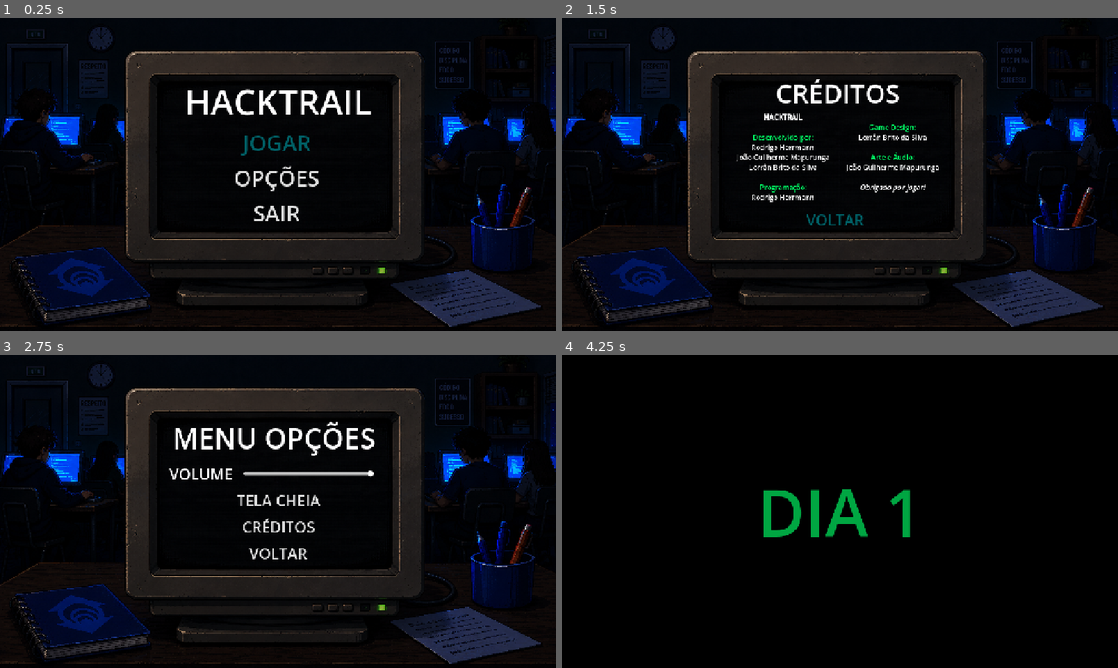
Above: before the commit, frames 1-4 (two rows, left to right).
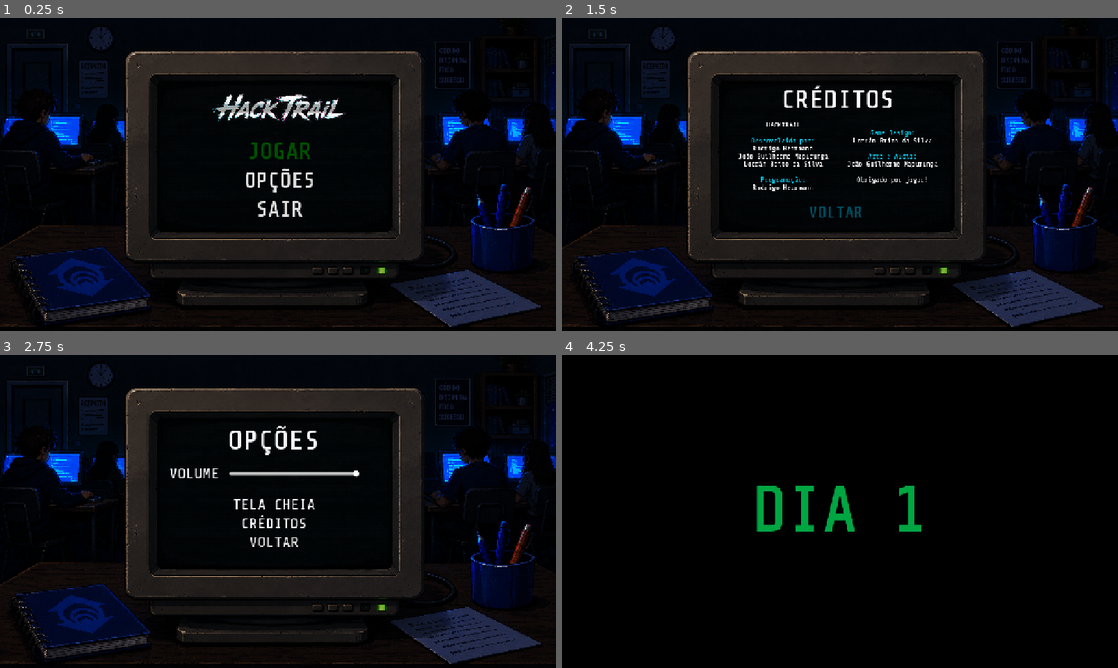
Above: after the commit, the same moments.

Repository: devrodofc/HackTrail2
Game: Godot game, scene res://ui/menus/main/main.tscn
The game is run twice, just before and just after one commit, with the same random seed, the same clock (stepped at 60 frames per second) and the same inputs.
Inputs:
- Up to frame 1 (0.25 s): no input
- Up to frame 2 (1.5 s): click "OPÇÕES" at 0.5 s; click "CRÉDITOS" at 1.25 s
- Up to frame 3 (2.75 s): click "VOLTAR" at 2 s
- Up to frame 4 (4.25 s): click "VOLTAR" at 2.75 s; click "JOGAR" at 3.5 s

The runs differ from the first frame. In frame 1, 2.9% of the frame differs, in the area x 33-67%, y 22-65%; in frame 2, 3.2%, in the area x 31-68%, y 19-67%; in frame 3, 2.7%; in frame 4, 2.3%.

Commit message:
adicionado implementações do lorran - shaders, fonte, logo - precisa de ajustes ainda nos shaders

Diff:
--- /dev/null
+++ b/assets/shaders/crt_overlay.gdshader
@@ -0,0 +1,22 @@
+shader_type canvas_item;
+
+uniform float scanline_strength : hint_range(0.0, 1.0) = 0.16;
+uniform float flicker_strength : hint_range(0.0, 1.0) = 0.03;
+uniform float vignette_strength : hint_range(0.0, 1.0) = 0.28;
+
+void fragment() {
+	vec2 uv = UV;
+
+	float scan = sin(uv.y * 900.0) * 0.5 + 0.5;
+	scan = 1.0 - scan * scanline_strength;
+
+	float dist = distance(uv, vec2(0.5, 0.5));
+	float vignette = smoothstep(0.85, 0.25, dist);
+	vignette = mix(1.0 - vignette_strength, 1.0, vignette);
+
+	float flicker = 1.0 + sin(TIME * 40.0) * flicker_strength;
+
+	vec3 tint = vec3(0.0, 0.85, 1.0) * 0.06;
+
+	COLOR = vec4(tint * scan * vignette * flicker, 0.18);
+}
--- a/ui/menus/credits/credits.gd
+++ b/ui/menus/credits/credits.gd
@@ -2,11 +2,50 @@
 
 @onready var back_button: Button = $MarginContainer/VBoxContainer/FreeMove/BackButton
 
+var pulse_time := 0.0
+var button_selected := false
+
 func _ready() -> void:
+	await get_tree().process_frame
+
+	_setup_back_button()
+
 	# Foca no botão para navegação por teclado/controle
 	back_button.grab_focus()
+	_select_back_button()
 
 	back_button.pressed.connect(_on_back_pressed)
+
+func _process(delta: float) -> void:
+	if not button_selected:
+		return
+
+	pulse_time += delta
+
+	var pulse = 1.08 + sin(pulse_time * 4.0) * 0.025
+	back_button.scale = Vector2(pulse, pulse)
+
+	if sin(pulse_time * 18.0) > 0.96:
+		back_button.modulate = Color("#FF2BD6")
+	else:
+		back_button.modulate = Color("#00C8E8")
+
+func _setup_back_button() -> void:
+	back_button.pivot_offset = back_button.size / 2
+
+	back_button.mouse_entered.connect(func():
+		_select_back_button()
+	)
+
+	back_button.focus_entered.connect(func():
+		_select_back_button()
+	)
+
+func _select_back_button() -> void:
+	button_selected = true
+	pulse_time = 0.0
+	back_button.scale = Vector2(1.08, 1.08)
+	back_button.modulate = Color("#00C8E8")
 
 func _on_back_pressed() -> void:
 	# Retorna para o Menu de Opções
--- a/ui/menus/credits/credits.tscn
+++ b/ui/menus/credits/credits.tscn
@@ -2,6 +2,14 @@
 
 [ext_resource type="Script" uid="uid://bjvvcssdmppal" path="res://ui/menus/credits/credits.gd" id="1_h1tht"]
 [ext_resource type="Texture2D" uid="uid://dg2o8kdxb4mqh" path="res://assets/sprites/props/computador4.png" id="2_xxakf"]
+[ext_resource type="Shader" uid="uid://c04m35to2tfu0" path="res://assets/shaders/crt_overlay.gdshader" id="3_4dwoy"]
+[ext_resource type="FontFile" uid="uid://labbllem6v7s" path="res://assets/fonts/Terminal F4.ttf" id="4_r16d8"]
+
+[sub_resource type="ShaderMaterial" id="ShaderMaterial_r16d8"]
+shader = ExtResource("3_4dwoy")
+shader_parameter/scanline_strength = 0.16
+shader_parameter/flicker_strength = 0.03
+shader_parameter/vignette_strength = 0.28
 
 [sub_resource type="StyleBoxEmpty" id="StyleBoxEmpty_h1tht"]
 
@@ -24,11 +32,24 @@
 texture = ExtResource("2_xxakf")
 expand_mode = 1
 
+[node name="CRTOverlay" type="ColorRect" parent="." unique_id=501263437]
+material = SubResource("ShaderMaterial_r16d8")
+layout_mode = 0
+offset_left = 362.0
+offset_top = 150.0
+offset_right = 915.0
+offset_bottom = 498.0
+mouse_filter = 2
+
 [node name="MarginContainer" type="MarginContainer" parent="." unique_id=1218600158]
 layout_mode = 1
-anchors_preset = 15
+anchors_preset = -1
+anchor_left = -0.089
+anchor_top = 0.075
 anchor_right = 1.0
 anchor_bottom = 1.0
+offset_left = 113.92
+offset_top = -54.000004
 grow_horizontal = 2
 grow_vertical = 2
 theme_override_constants/margin_left = 120
@@ -52,16 +73,21 @@
 layout_mode = 2
 size_flags_horizontal = 3
 size_flags_vertical = 6
+theme_override_fonts/normal_font = ExtResource("4_r16d8")
+theme_override_fonts/bold_font = ExtResource("4_r16d8")
+theme_override_fonts/bold_italics_font = ExtResource("4_r16d8")
+theme_override_fonts/italics_font = ExtResource("4_r16d8")
+theme_override_fonts/mono_font = ExtResource("4_r16d8")
 bbcode_enabled = true
 text = "[center]
 [b]HACKTRAIL[/b]
 
-[color=#00ff66]Desenvolvido por:[/color]
+[color=#00C8E8]Desenvolvido por:[/color]
 Rodrigo Herrmann
 João Guilherme Mapurunga
 Lorrân Brito da Silva
 
-[color=#00ff66]Programação:[/color]
+[color=#00C8E8]Programação:[/color]
 Rodrigo Herrmann
 "
 horizontal_alignment = 1
@@ -73,12 +99,17 @@
 layout_mode = 2
 size_flags_horizontal = 3
 size_flags_vertical = 6
+theme_override_fonts/normal_font = ExtResource("4_r16d8")
+theme_override_fonts/bold_font = ExtResource("4_r16d8")
+theme_override_fonts/bold_italics_font = ExtResource("4_r16d8")
+theme_override_fonts/italics_font = ExtResource("4_r16d8")
+theme_override_fonts/mono_font = ExtResource("4_r16d8")
 bbcode_enabled = true
 text = "
-[color=#00ff66]Game Design:[/color]
+[color=#00C8E8]Game Design:[/color]
 Lorrân Brito da Silva
 
-[color=#00ff66]Arte e Áudio:[/color]
+[color=#00C8E8]Arte e Áudio:[/color]
 João Guilherme Mapurunga
 
 [i]Obrigado por jogar![/i]"
@@ -101,11 +132,12 @@
 anchor_right = 0.5
 anchor_bottom = 1.0
 offset_left = -220.0
-offset_top = -469.0
+offset_top = -444.0
 offset_right = 90.0
-offset_bottom = -379.0
+offset_bottom = -354.0
 grow_horizontal = 2
 grow_vertical = 0
+theme_override_fonts/font = ExtResource("4_r16d8")
 theme_override_font_sizes/font_size = 60
 text = "CRÉDITOS"
 horizontal_alignment = 1
@@ -113,14 +145,16 @@
 [node name="BackButton" type="Button" parent="MarginContainer/VBoxContainer/FreeMove" unique_id=1580104235]
 layout_mode = 0
 offset_left = 410.0
-offset_top = -174.0
+offset_top = -190.0
 offset_right = 609.0
-offset_bottom = -97.0
+offset_bottom = -113.0
 mouse_default_cursor_shape = 2
+theme_override_colors/font_color = Color(0.9490196, 0.95686275, 0.972549, 1)
 theme_override_colors/font_focus_color = Color(1.2273341e-06, 0.37668496, 0.40217566, 1)
 theme_override_colors/font_pressed_color = Color(0, 0.9411765, 1, 1)
 theme_override_colors/font_hover_color = Color(0, 0.3764706, 0.40392157, 1)
 theme_override_colors/font_hover_pressed_color = Color(0, 0.9411765, 1, 1)
+theme_override_fonts/font = ExtResource("4_r16d8")
 theme_override_font_sizes/font_size = 35
 theme_override_styles/focus = SubResource("StyleBoxEmpty_h1tht")
 text = "VOLTAR"
--- /dev/null
+++ b/ui/menus/main/logo_effect.gd
@@ -0,0 +1,27 @@
+
+extends TextureRect
+
+var base_position: Vector2
+var base_scale: Vector2
+var tempo := 0.0
+
+func _ready():
+	await get_tree().process_frame
+	base_position = position
+	base_scale = scale
+	pivot_offset = size / 2
+	mouse_filter = Control.MOUSE_FILTER_IGNORE
+func _process(delta):
+	tempo += delta
+
+	# Pulsação bem leve
+	var pulse = 1.0 + sin(tempo * 2.5) * 0.025
+	scale = base_scale * pulse
+
+	# Glitch rápido de vez em quando
+	if sin(tempo * 18.0) > 0.965:
+		position = base_position + Vector2(randf_range(-2.0, 2.0), randf_range(-1.0, 1.0))
+		modulate = Color(0.85, 1.0, 1.0, 0.95)
+	else:
+		position = position.lerp(base_position, 0.25)
+		modulate = Color(1, 1, 1, 1)
--- a/ui/menus/main/main.gd
+++ b/ui/menus/main/main.gd
@@ -4,17 +4,70 @@
 @onready var options_button: Button = $MarginContainer/VBoxContainer/Spacer/VBoxContainer/OptionsButton
 @onready var quit_button: Button = $MarginContainer/VBoxContainer/Spacer/VBoxContainer/QuitButton
 
+var selected_button: Button = null
+var pulse_time := 0.0
+
 func _ready() -> void:
+	# Espera o layout dos containers terminar antes de calcular o centro dos botões
+	await get_tree().process_frame
+
+	_setup_button(play_button)
+	_setup_button(options_button)
+	_setup_button(quit_button)
+
 	# Foca no botão Jogar automaticamente para quem joga no teclado
 	play_button.grab_focus()
+	_select_button(play_button)
 
-	# Conectando os sinais dos botões via código (Código limpo e seguro)
+	# Conectando os sinais dos botões via código
 	play_button.pressed.connect(_on_play_button_pressed)
 	options_button.pressed.connect(_on_options_button_pressed)
 	quit_button.pressed.connect(_on_quit_button_pressed)
 
+func _process(delta: float) -> void:
+	pulse_time += delta
+
+	if selected_button == null:
+		return
+
+	var pulse = 1.08 + sin(pulse_time * 4.0) * 0.025
+	selected_button.scale = Vector2(pulse, pulse)
+
+	if sin(pulse_time * 18.0) > 0.96:
+		selected_button.modulate = Color("#FF2BD6")
+	else:
+		selected_button.modulate = Color("#00C8E8")
+
+func _setup_button(button: Button) -> void:
+	button.pivot_offset = button.size / 2
+
+	button.mouse_entered.connect(func():
+		_select_button(button)
+	)
+
+	button.mouse_exited.connect(func():
+		if button != selected_button:
+			_reset_button(button)
+	)
+
+	button.focus_entered.connect(func():
+		_select_button(button)
+	)
+
+func _select_button(button: Button) -> void:
+	if selected_button != null and selected_button != button:
+		_reset_button(selected_button)
+
+	selected_button = button
+	selected_button.scale = Vector2(1.08, 1.08)
+	selected_button.modulate = Color("#00C8E8")
+	pulse_time = 0.0
+
+func _reset_button(button: Button) -> void:
+	button.scale = Vector2.ONE
+	button.modulate = Color("#F2F4F8")
+
 func _on_play_button_pressed() -> void:
-	# Dizemos ao sistema que o jogo começou (isso seta o current_day para 1)
 	GameManager.start_game()
 	get_tree().change_scene_to_file("res://ui/transitions/day_transition.tscn")
 
@@ -22,6 +75,4 @@
 	get_tree().change_scene_to_file("res://ui/menus/options/options.tscn")
 
 func _on_quit_button_pressed() -> void:
-	print("Saindo do sistema...")
-	# Fecha o jogo com segurança
 	get_tree().quit()
--- a/ui/menus/main/main.tscn
+++ b/ui/menus/main/main.tscn
@@ -1,7 +1,17 @@
 [gd_scene format=3 uid="uid://b17pe6151kvt6"]
 
 [ext_resource type="Script" uid="uid://dd2cb2xie5w2t" path="res://ui/menus/main/main.gd" id="1_yvasb"]
+[ext_resource type="Texture2D" uid="uid://brq6lre3wx5ps" path="res://assets/sprites/ui/logo/Logo.png" id="3_3p6m0"]
 [ext_resource type="Texture2D" uid="uid://dg2o8kdxb4mqh" path="res://assets/sprites/props/computador4.png" id="3_72mpx"]
+[ext_resource type="Shader" uid="uid://c04m35to2tfu0" path="res://assets/shaders/crt_overlay.gdshader" id="3_gd5h0"]
+[ext_resource type="Script" uid="uid://c6yqap56iy138" path="res://ui/menus/main/logo_effect.gd" id="5_gd5h0"]
+[ext_resource type="FontFile" uid="uid://labbllem6v7s" path="res://assets/fonts/Terminal F4.ttf" id="6_d11k6"]
+
+[sub_resource type="ShaderMaterial" id="ShaderMaterial_d11k6"]
+shader = ExtResource("3_gd5h0")
+shader_parameter/scanline_strength = 0.22000001045
+shader_parameter/flicker_strength = 0.0400000019
+shader_parameter/vignette_strength = 0.350000016625
 
 [sub_resource type="StyleBoxEmpty" id="StyleBoxEmpty_kqqty"]
 
@@ -24,6 +34,18 @@
 texture = ExtResource("3_72mpx")
 expand_mode = 1
 
+[node name="CRTOverlay" type="ColorRect" parent="." unique_id=2003368945]
+material = SubResource("ShaderMaterial_d11k6")
+layout_mode = 1
+anchors_preset = -1
+anchor_right = 0.016
+anchor_bottom = 0.056
+offset_left = 348.0
+offset_top = 131.0
+offset_right = 889.52
+offset_bottom = 458.68
+mouse_filter = 2
+
 [node name="MarginContainer" type="MarginContainer" parent="." unique_id=1218600158]
 layout_mode = 1
 anchors_preset = 15
@@ -39,24 +61,25 @@
 alignment = 2
 
 [node name="Control" type="Control" parent="MarginContainer/VBoxContainer" unique_id=221086794]
+custom_minimum_size = Vector2(0, 140)
 layout_mode = 2
 
-[node name="TitleLabel" type="Label" parent="MarginContainer/VBoxContainer/Control" unique_id=975364579]
+[node name="LogoHacktrail" type="TextureRect" parent="MarginContainer/VBoxContainer/Control" unique_id=1450895269]
 layout_mode = 1
-anchors_preset = 7
-anchor_left = 0.5
-anchor_top = 1.0
-anchor_right = 0.5
+anchors_preset = 15
+anchor_right = 1.0
 anchor_bottom = 1.0
-offset_left = -275.0
-offset_top = -409.0
-offset_right = 157.0
-offset_bottom = -299.0
+offset_left = 271.0
+offset_top = -259.0
+offset_right = -389.0
+offset_bottom = -279.0
 grow_horizontal = 2
-grow_vertical = 0
-theme_override_font_sizes/font_size = 80
-text = "HACKTRAIL"
-horizontal_alignment = 1
+grow_vertical = 2
+mouse_filter = 2
+texture = ExtResource("3_3p6m0")
+expand_mode = 1
+stretch_mode = 5
+script = ExtResource("5_gd5h0")
 
 [node name="Spacer" type="Control" parent="MarginContainer/VBoxContainer" unique_id=588444442]
 custom_minimum_size = Vector2(0, 50)
@@ -64,18 +87,19 @@
 
 [node name="VBoxContainer" type="VBoxContainer" parent="MarginContainer/VBoxContainer/Spacer" unique_id=1452272811]
 layout_mode = 0
-offset_left = 415.0
-offset_top = -302.0
-offset_right = 620.0
-offset_bottom = -63.0
+offset_left = 439.0
+offset_top = -274.0
+offset_right = 609.0
+offset_bottom = -77.0
 
 [node name="PlayButton" type="Button" parent="MarginContainer/VBoxContainer/Spacer/VBoxContainer" unique_id=1105773324]
 layout_mode = 2
 mouse_default_cursor_shape = 2
-theme_override_colors/font_focus_color = Color(1.2273341e-06, 0.37668496, 0.40217566, 1)
-theme_override_colors/font_pressed_color = Color(0, 0.9411765, 1, 1)
-theme_override_colors/font_hover_color = Color(0, 0.3764706, 0.40392157, 1)
-theme_override_colors/font_hover_pressed_color = Color(0, 0.9411765, 1, 1)
+theme_override_colors/font_focus_color = Color(0.11764706, 0.39607844, 0, 1)
+theme_override_colors/font_pressed_color = Color(0, 1, 0.4, 1)
+theme_override_colors/font_hover_color = Color(0.11764706, 0.39607844, 0, 1)
+theme_override_colors/font_hover_pressed_color = Color(0, 1, 0.4, 1)
+theme_override_fonts/font = ExtResource("6_d11k6")
 theme_override_font_sizes/font_size = 50
 theme_override_styles/focus = SubResource("StyleBoxEmpty_kqqty")
 text = "JOGAR"
@@ -85,10 +109,11 @@
 [node name="OptionsButton" type="Button" parent="MarginContainer/VBoxContainer/Spacer/VBoxContainer" unique_id=1733372069]
 layout_mode = 2
 mouse_default_cursor_shape = 2
-theme_override_colors/font_focus_color = Color(1.2273341e-06, 0.37668496, 0.40217566, 1)
-theme_override_colors/font_pressed_color = Color(0, 0.9411765, 1, 1)
-theme_override_colors/font_hover_color = Color(0, 0.3764706, 0.40392157, 1)
-theme_override_colors/font_hover_pressed_color = Color(0, 0.9411765, 1, 1)
+theme_override_colors/font_focus_color = Color(0.11764706, 0.39607844, 0, 1)
+theme_override_colors/font_pressed_color = Color(0, 1, 0.4, 1)
+theme_override_colors/font_hover_color = Color(0.11764706, 0.39607844, 0, 1)
+theme_override_colors/font_hover_pressed_color = Color(0, 1, 0.4, 1)
+theme_override_fonts/font = ExtResource("6_d11k6")
 theme_override_font_sizes/font_size = 50
 theme_override_styles/focus = SubResource("StyleBoxEmpty_kqqty")
 text = "OPÇÕES"
@@ -98,10 +123,11 @@
 [node name="QuitButton" type="Button" parent="MarginContainer/VBoxContainer/Spacer/VBoxContainer" unique_id=1580104235]
 layout_mode = 2
 mouse_default_cursor_shape = 2
-theme_override_colors/font_focus_color = Color(1.2273341e-06, 0.37668496, 0.40217566, 1)
-theme_override_colors/font_pressed_color = Color(0, 0.9411765, 1, 1)
-theme_override_colors/font_hover_color = Color(0, 0.3764706, 0.40392157, 1)
-theme_override_colors/font_hover_pressed_color = Color(0, 0.9411765, 1, 1)
+theme_override_colors/font_focus_color = Color(0.11764706, 0.39607844, 0, 1)
+theme_override_colors/font_pressed_color = Color(0, 1, 0.4, 1)
+theme_override_colors/font_hover_color = Color(0.11764706, 0.39607844, 0, 1)
+theme_override_colors/font_hover_pressed_color = Color(0, 1, 0.4, 1)
+theme_override_fonts/font = ExtResource("6_d11k6")
 theme_override_font_sizes/font_size = 50
 theme_override_styles/focus = SubResource("StyleBoxEmpty_kqqty")
 text = "SAIR"
--- a/ui/menus/options/options.gd
+++ b/ui/menus/options/options.gd
@@ -9,10 +9,21 @@
 # Pega o ID do barramento de áudio principal da Godot ("Master")
 var master_bus_index: int = AudioServer.get_bus_index("Master")
 
+var selected_button: Button = null
+var pulse_time := 0.0
+
 func _ready() -> void:
+	# Espera o layout dos containers terminar
+	await get_tree().process_frame
+
 	# Configura o slider para mostrar o volume atual do jogo ao abrir a tela
 	var current_db = AudioServer.get_bus_volume_db(master_bus_index)
 	volume_slider.value = db_to_linear(current_db)
+
+	# Configura visual dos botões
+	_setup_button(fullscreen_button)
+	_setup_button(credits_button)
+	_setup_button(back_button)
 
 	# Foca no slider para quem joga no teclado/controle
 	volume_slider.grab_focus()
@@ -23,16 +34,59 @@
 	credits_button.pressed.connect(_on_credits_pressed)
 	back_button.pressed.connect(_on_back_pressed)
 
+func _process(delta: float) -> void:
+	pulse_time += delta
+
+	if selected_button == null:
+		return
+
+	var pulse = 1.08 + sin(pulse_time * 4.0) * 0.025
+	selected_button.scale = Vector2(pulse, pulse)
+
+	if sin(pulse_time * 18.0) > 0.96:
+		selected_button.modulate = Color("#FF2BD6")
+	else:
+		selected_button.modulate = Color("#00C8E8")
+
+func _setup_button(button: Button) -> void:
+	button.pivot_offset = button.size / 2
+
+	button.mouse_entered.connect(func():
+		_select_button(button)
+	)
+
+	button.mouse_exited.connect(func():
+		if button != selected_button:
+			_reset_button(button)
+	)
+
+	button.focus_entered.connect(func():
+		_select_button(button)
+	)
+
+func _select_button(button: Button) -> void:
+	if selected_button != null and selected_button != button:
+		_reset_button(selected_button)
+
+	selected_button = button
+	selected_button.scale = Vector2(1.08, 1.08)
+	selected_button.modulate = Color("#00C8E8")
+	pulse_time = 0.0
+
+func _reset_button(button: Button) -> void:
+	button.scale = Vector2.ONE
+	button.modulate = Color("#F2F4F8")
+
 # --- FUNÇÕES DE SINAIS ---
 
 func _on_volume_changed(value: float) -> void:
 	# Converte o valor do slider (0.0 a 1.0) para Decibéis e aplica no som global
 	AudioServer.set_bus_volume_db(master_bus_index, linear_to_db(value))
-	# Opcional: Aqui você pode tocar um "beep" sonoro para o jogador testar a altura
 
 func _on_fullscreen_pressed() -> void:
 	# Verifica o estado atual da tela e inverte
 	var current_mode = DisplayServer.window_get_mode()
+
 	if current_mode == DisplayServer.WINDOW_MODE_FULLSCREEN:
 		DisplayServer.window_set_mode(DisplayServer.WINDOW_MODE_WINDOWED)
 	else:
--- a/ui/menus/options/options.tscn
+++ b/ui/menus/options/options.tscn
@@ -2,8 +2,32 @@
 
 [ext_resource type="Script" uid="uid://b0fuaxcafqyop" path="res://ui/menus/options/options.gd" id="1_2oi6d"]
 [ext_resource type="Texture2D" uid="uid://dg2o8kdxb4mqh" path="res://assets/sprites/props/computador4.png" id="3_jtp40"]
+[ext_resource type="Shader" uid="uid://c04m35to2tfu0" path="res://assets/shaders/crt_overlay.gdshader" id="3_y8nl3"]
+[ext_resource type="FontFile" uid="uid://labbllem6v7s" path="res://assets/fonts/Terminal F4.ttf" id="4_regm7"]
+
+[sub_resource type="ShaderMaterial" id="ShaderMaterial_regm7"]
+shader = ExtResource("3_y8nl3")
+shader_parameter/scanline_strength = 0.16
+shader_parameter/flicker_strength = 0.03
+shader_parameter/vignette_strength = 0.28
+
+[sub_resource type="StyleBoxEmpty" id="StyleBoxEmpty_7lgkk"]
+
+[sub_resource type="StyleBoxEmpty" id="StyleBoxEmpty_eu2tq"]
+
+[sub_resource type="StyleBoxEmpty" id="StyleBoxEmpty_iitc2"]
 
 [sub_resource type="StyleBoxEmpty" id="StyleBoxEmpty_2oi6d"]
+
+[sub_resource type="StyleBoxEmpty" id="StyleBoxEmpty_nkj1m"]
+
+[sub_resource type="StyleBoxEmpty" id="StyleBoxEmpty_7k2ip"]
+
+[sub_resource type="StyleBoxEmpty" id="StyleBoxEmpty_oxqh7"]
+
+[sub_resource type="StyleBoxEmpty" id="StyleBoxEmpty_chrnc"]
+
+[sub_resource type="StyleBoxEmpty" id="StyleBoxEmpty_aec4r"]
 
 [node name="OptionsMenu" type="Control" unique_id=1961620024]
 layout_mode = 3
@@ -24,6 +48,14 @@
 texture = ExtResource("3_jtp40")
 expand_mode = 1
 
+[node name="CRTOverlay" type="ColorRect" parent="." unique_id=805482911]
+material = SubResource("ShaderMaterial_regm7")
+layout_mode = 0
+offset_left = 336.0
+offset_top = 133.0
+offset_right = 919.0
+offset_bottom = 484.0
+
 [node name="MarginContainer" type="MarginContainer" parent="." unique_id=1218600158]
 layout_mode = 1
 anchors_preset = 15
@@ -33,10 +65,12 @@
 grow_vertical = 2
 theme_override_constants/margin_left = 120
 theme_override_constants/margin_bottom = 120
+metadata/_edit_lock_ = true
 
 [node name="VBoxContainer" type="VBoxContainer" parent="MarginContainer" unique_id=736543570]
 layout_mode = 2
 alignment = 2
+metadata/_edit_lock_ = true
 
 [node name="Spacer" type="Control" parent="MarginContainer/VBoxContainer" unique_id=221086794]
 layout_mode = 2
@@ -50,13 +84,15 @@
 anchor_right = 0.5
 anchor_bottom = 1.0
 offset_left = -303.0
-offset_top = -396.0
+offset_top = -381.0
 offset_right = 164.0
-offset_bottom = -306.0
+offset_bottom = -291.0
 grow_horizontal = 2
 grow_vertical = 0
+theme_override_colors/font_color = Color(0.9490196, 0.95686275, 0.972549, 1)
+theme_override_fonts/font = ExtResource("4_regm7")
 theme_override_font_sizes/font_size = 65
-text = "MENU OPÇÕES"
+text = "OPÇÕES"
 horizontal_alignment = 1
 
 [node name="Control" type="Control" parent="MarginContainer/VBoxContainer" unique_id=246973437]
@@ -72,6 +108,8 @@
 
 [node name="VolumeLabel" type="Label" parent="MarginContainer/VBoxContainer/Control/HBoxContainer" unique_id=1880669118]
 layout_mode = 2
+theme_override_colors/font_color = Color(0.9490196, 0.95686275, 0.972549, 1)
+theme_override_fonts/font = ExtResource("4_regm7")
 theme_override_font_sizes/font_size = 35
 text = "VOLUME"
 metadata/_edit_lock_ = true
@@ -92,19 +130,25 @@
 
 [node name="VBoxContainer" type="VBoxContainer" parent="MarginContainer/VBoxContainer/Spacer2" unique_id=1452272811]
 layout_mode = 0
-offset_left = 411.0
-offset_top = -244.0
-offset_right = 632.0
-offset_bottom = -65.0
+offset_left = 416.0
+offset_top = -224.0
+offset_right = 605.0
+offset_bottom = -99.0
 
 [node name="FullscreenButton" type="Button" parent="MarginContainer/VBoxContainer/Spacer2/VBoxContainer" unique_id=935421307]
 layout_mode = 2
+focus_mode = 0
 mouse_default_cursor_shape = 2
+theme_override_colors/font_color = Color(0.9490196, 0.95686275, 0.972549, 1)
 theme_override_colors/font_focus_color = Color(1.2273341e-06, 0.37668496, 0.40217566, 1)
-theme_override_colors/font_pressed_color = Color(0, 0.9411765, 1, 1)
-theme_override_colors/font_hover_color = Color(0, 0.3764706, 0.40392157, 1)
+theme_override_colors/font_pressed_color = Color(1, 0.16862746, 0.8392157, 1)
+theme_override_colors/font_hover_color = Color(0, 0.78431374, 0.9098039, 1)
 theme_override_colors/font_hover_pressed_color = Color(0, 0.9411765, 1, 1)
+theme_override_fonts/font = ExtResource("4_regm7")
 theme_override_font_sizes/font_size = 35
+theme_override_styles/normal = SubResource("StyleBoxEmpty_7lgkk")
+theme_override_styles/pressed = SubResource("StyleBoxEmpty_eu2tq")
+theme_override_styles/hover = SubResource("StyleBoxEmpty_iitc2")
 theme_override_styles/focus = SubResource("StyleBoxEmpty_2oi6d")
 text = "TELA CHEIA"
 flat = true
@@ -112,12 +156,18 @@
 
 [node name="CreditsButton" type="Button" parent="MarginContainer/VBoxContainer/Spacer2/VBoxContainer" unique_id=1733372069]
 layout_mode = 2
+focus_mode = 0
 mouse_default_cursor_shape = 2
+theme_override_colors/font_color = Color(0.9490196, 0.95686275, 0.972549, 1)
 theme_override_colors/font_focus_color = Color(1.2273341e-06, 0.37668496, 0.40217566, 1)
-theme_override_colors/font_pressed_color = Color(0, 0.9411765, 1, 1)
-theme_override_colors/font_hover_color = Color(0, 0.3764706, 0.40392157, 1)
+theme_override_colors/font_pressed_color = Color(1, 0.16862746, 0.8392157, 1)
+theme_override_colors/font_hover_color = Color(0, 0.78431374, 0.9098039, 1)
 theme_override_colors/font_hover_pressed_color = Color(0, 0.9411765, 1, 1)
+theme_override_fonts/font = ExtResource("4_regm7")
 theme_override_font_sizes/font_size = 35
+theme_override_styles/normal = SubResource("StyleBoxEmpty_nkj1m")
+theme_override_styles/pressed = SubResource("StyleBoxEmpty_7k2ip")
+theme_override_styles/hover = SubResource("StyleBoxEmpty_oxqh7")
 theme_override_styles/focus = SubResource("StyleBoxEmpty_2oi6d")
 text = "CRÉDITOS"
 flat = true
@@ -125,12 +175,16 @@
 
 [node name="BackButton" type="Button" parent="MarginContainer/VBoxContainer/Spacer2/VBoxContainer" unique_id=1580104235]
 layout_mode = 2
+focus_mode = 0
 mouse_default_cursor_shape = 2
 theme_override_colors/font_focus_color = Color(1.2273341e-06, 0.37668496, 0.40217566, 1)
 theme_override_colors/font_pressed_color = Color(0, 0.9411765, 1, 1)
 theme_override_colors/font_hover_color = Color(0, 0.3764706, 0.40392157, 1)
 theme_override_colors/font_hover_pressed_color = Color(0, 0.9411765, 1, 1)
+theme_override_fonts/font = ExtResource("4_regm7")
 theme_override_font_sizes/font_size = 35
+theme_override_styles/normal = SubResource("StyleBoxEmpty_chrnc")
+theme_override_styles/pressed = SubResource("StyleBoxEmpty_aec4r")
 theme_override_styles/focus = SubResource("StyleBoxEmpty_2oi6d")
 text = "VOLTAR"
 flat = true
--- a/ui/transitions/day_transition.tscn
+++ b/ui/transitions/day_transition.tscn
@@ -1,6 +1,7 @@
 [gd_scene format=3 uid="uid://45ga0hvgcmep"]
 
 [ext_resource type="Script" uid="uid://dvwiqiy557rbo" path="res://ui/transitions/day_transition.gd" id="1_7de5w"]
+[ext_resource type="FontFile" uid="uid://labbllem6v7s" path="res://assets/fonts/Terminal F4.ttf" id="2_oymrj"]
 
 [sub_resource type="Animation" id="Animation_pcqbp"]
 length = 0.001
@@ -68,6 +69,7 @@
 [node name="DayLabel" type="Label" parent="CenterContainer" unique_id=277984798]
 layout_mode = 2
 theme_override_colors/font_color = Color(0, 1, 0.4, 1)
+theme_override_fonts/font = ExtResource("2_oymrj")
 theme_override_font_sizes/font_size = 150
 text = "Dia 1"
 
Binary file added: assets/fonts/PressStart2P-Regular.ttf
Not shown, added: assets/fonts/PressStart2P-Regular.ttf.import
Not shown, added: assets/shaders/crt_overlay.gdshader.uid
Binary file added: assets/sprites/ui/logo/Logo.png
Not shown, added: assets/sprites/ui/logo/Logo.png.import
Not shown, added: ui/menus/main/logo_effect.gd.uid
